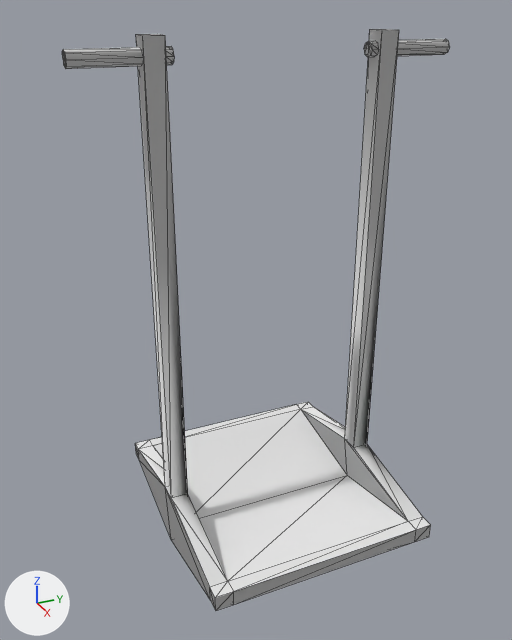
Renders of the OBJ model Assets/Prefabs/Import/Moduls/P_Modul_08_Schaukel.obj from each side of a commit.
One viewpoint serves both versions: a camera (50 mm lens) standing at (14.69, -7.05, 13.26) and looking at (-0.05, -0.42, 5.89). Every picture has the same lights, and +X, +Y and +Z are marked at lower left. Mesh edges are drawn as thin lines. Where no turn or scale is listed for an object, it has been applied to the vertices.

Objects in the first picture: 'P_Modul_08_Schaukel'.
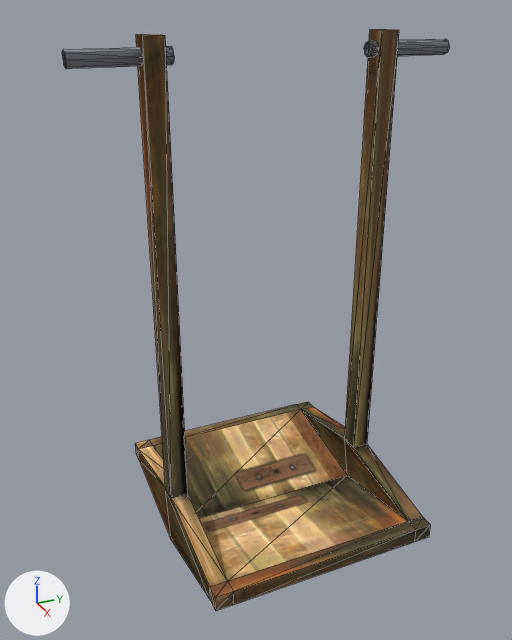
Location of each change, (x1, y1, x2, y2) in pixels of the pictures (512 x 640 px):
'P_Modul_08_Schaukel', surface changed, recoloured (white to brown): (62, 29, 450, 611) in both

The change, as a diff of the scene's bpy script:
```diff
--- a/Assets/Prefabs/Import/Moduls/P_Modul_08_Schaukel.obj.py
+++ b/Assets/Prefabs/Import/Moduls/P_Modul_08_Schaukel.obj.py
@@ img_wood_nailed_bmp @@
+img_wood_nailed_bmp = load_image('Wood_Nailed.bmp', '../Textures/Wood_Nailed.bmp', 128, 128, 'sRGB')
@@ mat_p_modul_08_wood @@
 mat_p_modul_08_wood = principled_material('P_Modul_08_Wood')
-mat_p_modul_08_wood.base_color = (0.8, 0.8, 0.8)  # white #e7e7e7
+mat_p_modul_08_wood.texture = img_wood_nailed_bmp
 mat_p_modul_08_wood.roughness = 1.0
@@ mat_p_modul_08_metal @@
 mat_p_modul_08_metal = principled_material('P_Modul_08_Metal')
-mat_p_modul_08_metal.base_color = (0.8, 0.8, 0.8)  # white #e7e7e7
+mat_p_modul_08_metal.base_color = (0.294, 0.333, 0.376)  # grey #949ca5
 mat_p_modul_08_metal.roughness = 1.0
```
